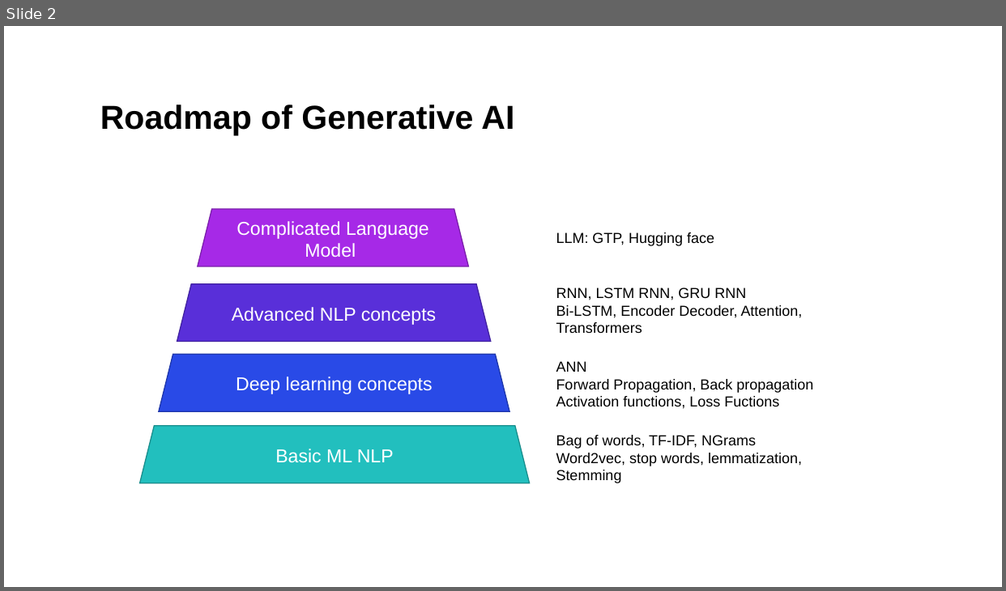
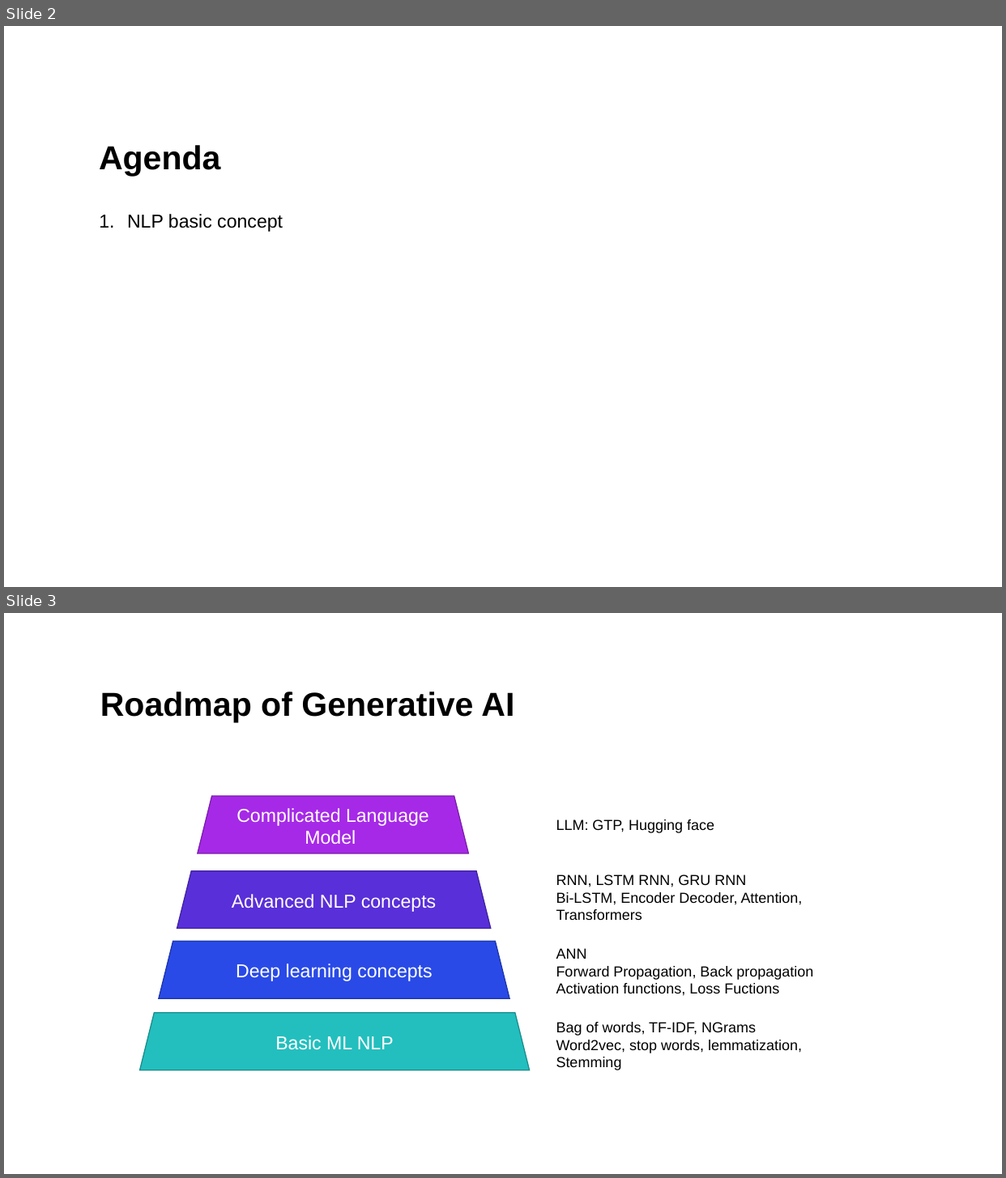
Before and after one commit to mictsung/NLP, a slide deck: Generative ai.pptx. Shown one above the other, each under a label of ours: slide 2 before the commit, slides 2 and 3 after it. The pictures are 1006x591 and 1006x1178 pixels, drawn with LibreOffice and Linux fonts; fonts in the diff are those of the drawing. Boxes give left, top, right and bottom in pixels: in the first picture for what was removed or moved away, otherwise in the second. Text is boxed around its words. In the diff, an @@ line names an element or a change of style, - is before the commit and + after.

```diff
--- a/Generative ai.pptx
+++ b/Generative ai.pptx
@@ slide 2 added at (4,26,1002,587), background #FFFFFF @@
@@ title added at (99,145,221,176), 32 pt, text #000000, bold @@
+Agenda
@@ text added at (127,214,283,232), 18 pt, text #000000 @@
+1. NLP basic concept
@@ what was slide 2 is now slide 3 @@
```
Also in this commit, not shown: 2 slides changed, 14 other slides added, 1 slide removed.
